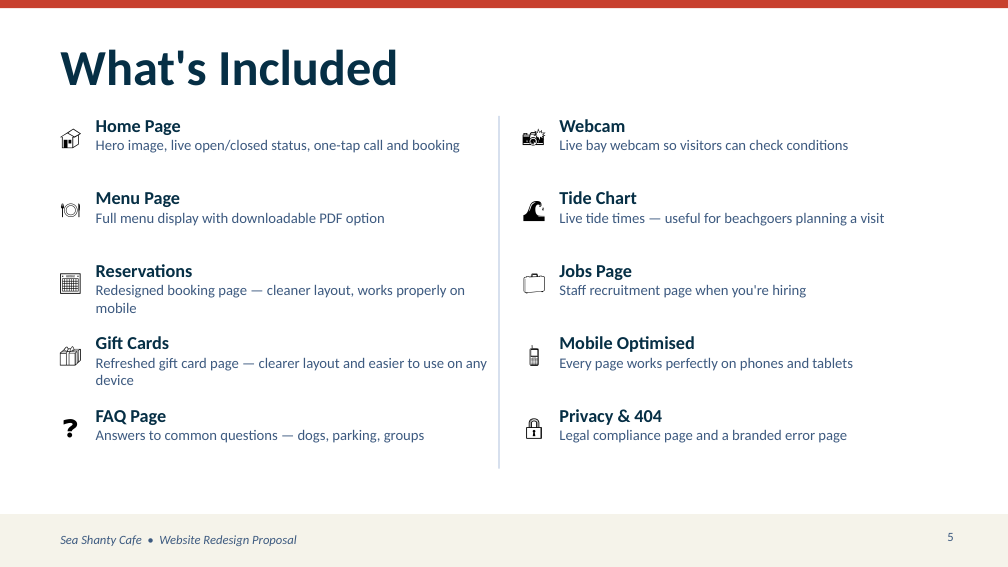
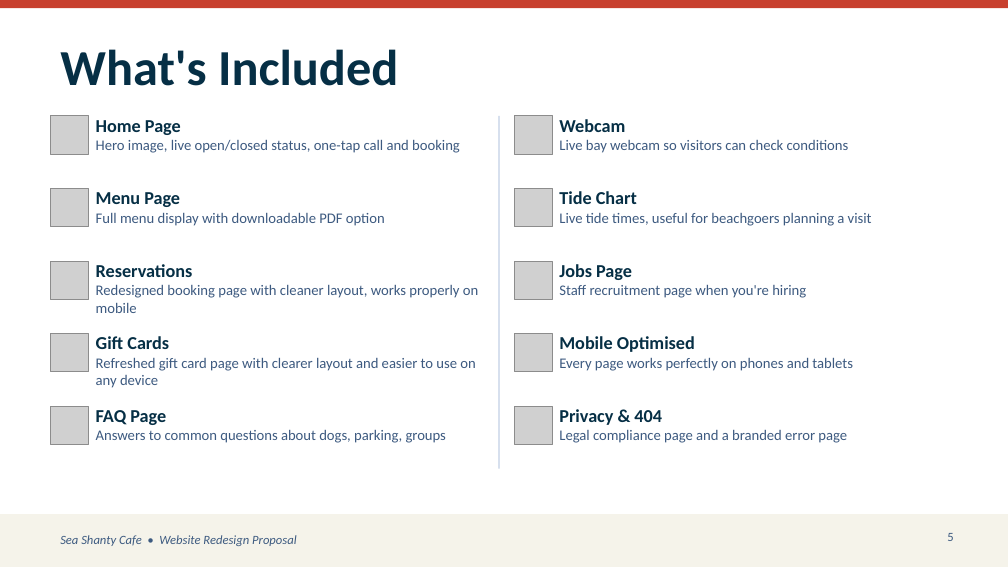
Before and after one commit to maxwalsh0-ctrl/seashantyredesign, a slide deck: slide 5 of SeaShanty_Redesign_Pitch.pptx. Drawn at 1008x567 pixels with LibreOffice and Linux fonts; fonts in the diff are those of the drawing; grey boxes stand for pictures. Boxes give left, top, right and bottom in pixels: in the first picture for what was removed or moved away, otherwise in the second. Text is boxed around its words. In the diff, an @@ line names an element or a change of style, - is before the commit and + after.

```diff
--- a/SeaShanty_Redesign_Pitch.pptx
+++ b/SeaShanty_Redesign_Pitch.pptx
@@ text removed at [50,116,91,156] @@
-🏠
@@ picture added at [50,116,89,154] @@
@@ text removed at [514,116,554,156] @@
-📸
@@ picture added at [514,116,552,154] @@
@@ text removed at [50,188,91,229] @@
-🍽
@@ picture added at [50,188,89,227] @@
@@ text removed at [514,188,554,229] @@
-🌊
@@ picture added at [514,188,552,227] @@
@@ text at [559,213,872,226]: text changed @@
-Live tide times — useful for beachgoers planning a visit
+Live tide times, useful for beachgoers planning a visit
@@ text removed at [50,261,91,301] @@
-📅
@@ picture added at [50,261,89,299] @@
@@ text removed at [514,261,554,301] @@
-💼
@@ picture added at [514,261,552,299] @@
@@ text at [96,285,478,298]: text changed @@
-Redesigned booking page — cleaner layout, works properly on mobile
+Redesigned booking page with cleaner layout, works properly on mobile
@@ text removed at [50,334,91,374] @@
-🎁
@@ picture added at [50,334,89,372] @@
@@ text at [96,358,475,385]: text changed @@
-Refreshed gift card page — clearer layout and easier to use on any device
+Refreshed gift card page with clearer layout and easier to use on any device
@@ text removed at [514,334,554,374] @@
-📱
@@ picture added at [514,334,552,372] @@
@@ text removed at [50,406,91,447] @@
-❓
@@ picture added at [50,406,89,445] @@
@@ text removed at [514,406,554,447] @@
-🔒
@@ picture added at [514,406,552,445] @@
@@ text at [96,430,446,443]: text changed @@
-Answers to common questions — dogs, parking, groups
+Answers to common questions about dogs, parking, groups
```
Also in this commit, not shown: 3 other slides changed.
